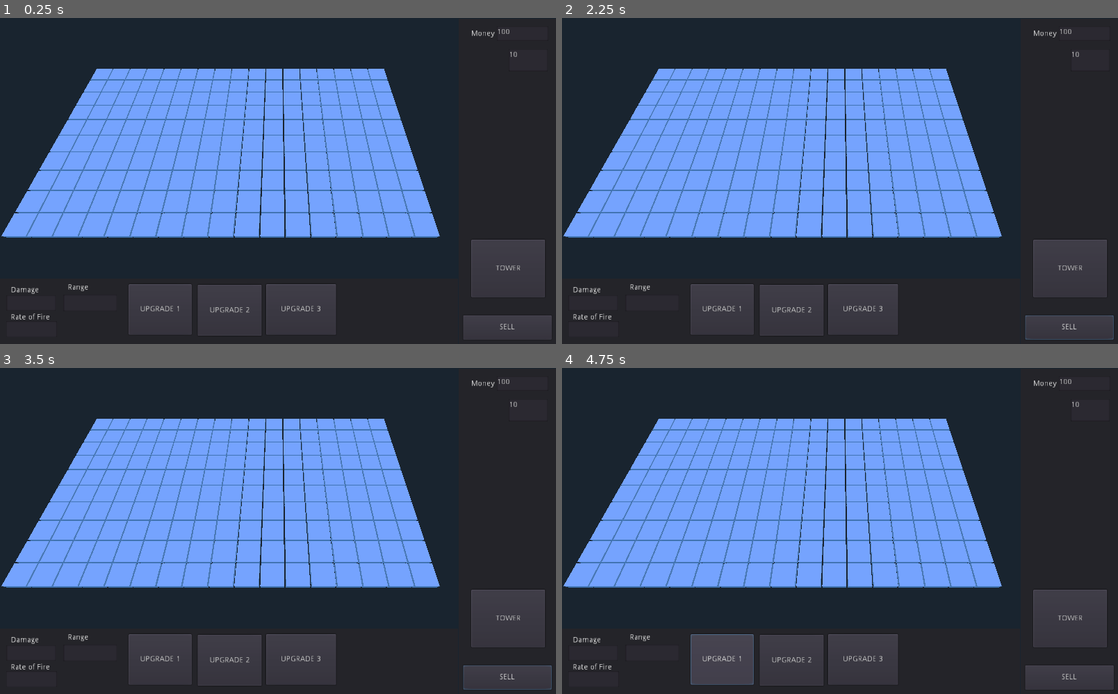
Above: before the commit, frames 1-4 (two rows, left to right).
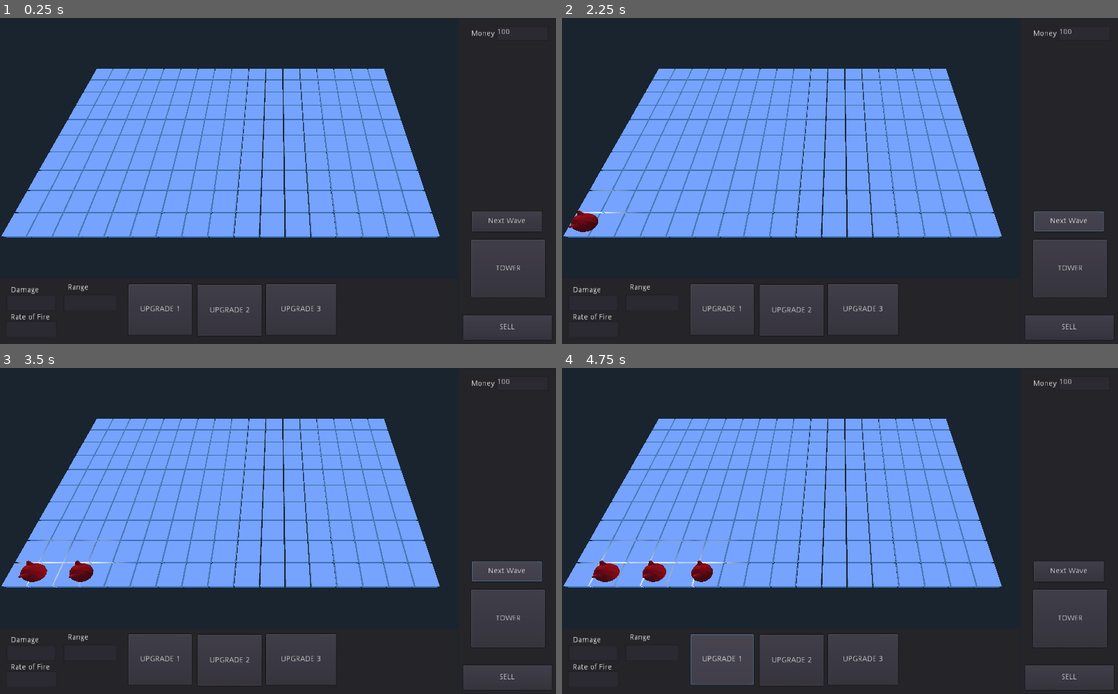
Above: after the commit, the same moments.

Repository: liampward/GodotTD
Game: Godot game, scene res://Scenes/Root.tscn
Two runs of this game, one before a commit and one after it. Both use one fixed random seed, a clock stepped at 60 frames per second and the inputs below.
Inputs (mouse positions are in pixels of both pictures, inside the frame that each line leads up to):
- Up to frame 1 (0.25 s): no input
- Up to frame 2 (2.25 s): click (595, 301) at 0.52 s; type "12" at 0.6 s; click (595, 330) at 0.75 s; type "12" at 0.83 s; click (650, 301) at 0.98 s; type "12" at 1.07 s; click "SELL" at 1.25 s; click (1067, 220) at 2 s, where only the run after the commit has a clickable "Next Wave"
- Up to frame 3 (3.5 s): click (505, 570) at 2.75 s, where only the run after the commit has a clickable "Next Wave"
- Up to frame 4 (4.75 s): click "TOWER" at 3.5 s; click "UPGRADE 1" at 4.25 s

The runs differ from the first frame. In frame 1, 0.5% of the frame differs, in the area x 84-98%, y 10-66%; in frame 2, 1.1%; in frame 3, 1.5%, in the area x 3-100%, y 10-99%; in frame 4, 1.4%.
Error in both runs: Invalid get index 'tower' (on base: 'Nil'). (res://Scripts/Sell)

Commit message:
Added in all lost changes

Diff:
--- a/Scenes/Enemy.tscn
+++ b/Scenes/Enemy.tscn
@@ -7,7 +7,7 @@
 
 extents = Vector3( 1, 1, 1 )
 
-[node name="Enemy" type="MeshInstance" index="0" groups=[
+[node name="Enemy" type="MeshInstance" groups=[
 "ENEMY",
 ]]
 
--- a/Scenes/HUD.tscn
+++ b/Scenes/HUD.tscn
@@ -1,8 +1,8 @@
 [gd_scene load_steps=11 format=2]
 
-[ext_resource path="res://Scripts/Sell Button.gd" type="Script" id=1]
-[ext_resource path="res://Scripts/money.gd" type="Script" id=2]
-[ext_resource path="res://Scripts/Health.gd" type="Script" id=3]
+[ext_resource path="res://Scripts/SpawnButton.gd" type="Script" id=1]
+[ext_resource path="res://Scripts/Sell Button.gd" type="Script" id=2]
+[ext_resource path="res://Scripts/money.gd" type="Script" id=3]
 [ext_resource path="res://Scripts/purchase Button.gd" type="Script" id=4]
 [ext_resource path="res://Scripts/Damage.gd" type="Script" id=5]
 [ext_resource path="res://Scripts/fire rate.gd" type="Script" id=6]
@@ -11,7 +11,7 @@
 [ext_resource path="res://Scripts/upgrade select 2.gd" type="Script" id=9]
 [ext_resource path="res://Scripts/upgrade select 3.gd" type="Script" id=10]
 
-[node name="MainPanel" type="Panel"]
+[node name="MainPanel" type="Panel" index="0"]
 
 anchor_left = 0.0
 anchor_top = 0.0
@@ -28,7 +28,33 @@
 size_flags_horizontal = 1
 size_flags_vertical = 1
 
-[node name="SellButton" type="Button" parent="." index="0"]
+[node name="SpawnButton" type="Button" parent="." index="0"]
+
+anchor_left = 0.0
+anchor_top = 0.0
+anchor_right = 0.0
+anchor_bottom = 0.0
+margin_left = 24.0
+margin_top = 355.0
+margin_right = 153.0
+margin_bottom = 392.0
+rect_pivot_offset = Vector2( 0, 0 )
+rect_clip_content = false
+focus_mode = 2
+mouse_filter = 0
+mouse_default_cursor_shape = 0
+size_flags_horizontal = 1
+size_flags_vertical = 1
+toggle_mode = false
+enabled_focus_mode = 2
+shortcut = null
+group = null
+text = "Next Wave"
+flat = false
+align = 1
+script = ExtResource( 1 )
+
+[node name="SellButton" type="Button" parent="." index="1"]
 
 anchor_left = 0.0
 anchor_top = 0.0
@@ -52,9 +78,9 @@
 text = "SELL"
 flat = false
 align = 1
-script = ExtResource( 1 )
-
-[node name="Money" type="TextEdit" parent="." index="1"]
+script = ExtResource( 2 )
+
+[node name="Money" type="TextEdit" parent="." index="2"]
 
 anchor_left = 0.0
 anchor_top = 0.0
@@ -64,41 +90,6 @@
 margin_top = 14.0
 margin_right = 165.0
 margin_bottom = 41.0
-rect_pivot_offset = Vector2( 0, 0 )
-rect_clip_content = false
-focus_mode = 2
-mouse_filter = 0
-mouse_default_cursor_shape = 0
-size_flags_horizontal = 1
-size_flags_vertical = 1
-text = ""
-readonly = false
-highlight_current_line = false
-syntax_highlighting = false
-show_line_numbers = false
-highlight_all_occurrences = false
-override_selected_font_color = false
-context_menu_enabled = true
-smooth_scrolling = false
-v_scroll_speed = 80.0
-hiding_enabled = 0
-wrap_lines = false
-caret_block_mode = false
-caret_blink = false
-caret_blink_speed = 0.65
-caret_moving_by_right_click = true
-script = ExtResource( 2 )
-
-[node name="Health" type="TextEdit" parent="." index="2"]
-
-anchor_left = 0.0
-anchor_top = 0.0
-anchor_right = 0.0
-anchor_bottom = 0.0
-margin_left = 92.0
-margin_top = 56.0
-margin_right = 164.0
-margin_bottom = 97.0
 rect_pivot_offset = Vector2( 0, 0 )
 rect_clip_content = false
 focus_mode = 2
--- a/Scenes/Root.tscn
+++ b/Scenes/Root.tscn
@@ -6,7 +6,7 @@
 [ext_resource path="res://Scripts/Enemy Spawner.gd" type="Script" id=4]
 [ext_resource path="res://Scripts/Camera.gd" type="Script" id=5]
 
-[node name="Root" type="Node" index="0"]
+[node name="Root" type="Node"]
 
 script = ExtResource( 1 )
 
@@ -16,20 +16,11 @@
 
 [node name="main panel" parent="." index="1" instance=ExtResource( 3 )]
 
-[node name="main panel" parent="." index="2" instance=ExtResource( 3 )]
-
-[node name="EnemySpawner" type="Spatial" parent="." index="3"]
+[node name="EnemySpawner" type="Spatial" parent="." index="2"]
 
 script = ExtResource( 4 )
 
-[node name="EnemyTimer" type="Timer" parent="." index="4"]
-
-process_mode = 1
-wait_time = 1.04
-one_shot = false
-autostart = true
-
-[node name="CameraPivot" type="Position3D" parent="." index="5"]
+[node name="CameraPivot" type="Position3D" parent="." index="3"]
 
 transform = Transform( 1, 0, 0, 0, 1, 0, 0, 0, 1, 19.9554, 0, -10.3497 )
 
@@ -49,5 +40,3 @@
 near = 0.05
 far = 100.0
 script = ExtResource( 5 )
-
-[connection signal="timeout" from="EnemyTimer2" to="EnemySpawner2" method="_on_EnemyTimer_timeout"]
--- a/Scripts/Enemy Spawner.gd
+++ b/Scripts/Enemy Spawner.gd
@@ -5,19 +5,18 @@
 var Board_Node
 var Enemy_Timer
 var Enemy
+var done_spawning
 
 func _ready():
-	# Called when the node is added to the scene for the first time.
-	# Initialization here
 	Root_Node = get_tree().get_root().get_node("Root")
 	Board_Node = Root_Node.get_node("Board")
-	Enemy_Timer = Root_Node.get_node("EnemyTimer")
 	Enemy = load("res://Scenes/Enemy.tscn")
+	done_spawning = true
 
-func _process(delta):
+#func _process(delta):
 	# Called every frame. Delta is time since last frame.
 	# Update game logic here.
-	pass
+#	pass
 
 func Spawn():
 	var Clone = Enemy.instance()
@@ -27,9 +26,8 @@
 	Board_Node.ignore_list.append(Clone.get_node("Area"))
 
 func SpawnWave(T):
+	done_spawning = false
 	for i in range(0,T):
 		Spawn()
 		yield(get_tree().create_timer(1.0), "timeout")
-
-func _on_EnemyTimer_timeout():
-	self.SpawnWave(3)
+	done_spawning = true
--- a/Scripts/Enemy.gd
+++ b/Scripts/Enemy.gd
@@ -9,21 +9,26 @@
 
 var DEATH = preload("res://Scenes/EnemyDeathSound.tscn")
 var particle_scene
+var board_node
+var root_node
 
 func _ready():
 	particle_scene = preload("res://Scenes/SmokeParticle.tscn")
+	root_node = get_tree().get_root().get_node("Root")
+	board_node = root_node.get_node("Board")
 	self.set_material_override(matl)
 	matl.albedo_color = Color(1, 0, 0)
 
 func _process(delta):
 	translation += Vector3(1, 0, 0) * MOVE_SPEED * delta
 
-	#if(!self.get_node("VisibilityNotifier").is_on_screen()):
-	#	queue_free()
-
 	if hp_cur <= 0:
 		var deathSound = DEATH.instance()
 		self.get_parent().add_child(deathSound)
+
+		#MAKE SURE THIS LINE IS CALLED IF THE ENEMY EVER DIES!!!!
+		board_node.ignore_list.remove(board_node.ignore_list.find($Area))
+
 		queue_free()
 		var particle_spawner = particle_scene.instance()
 		get_parent().add_child(particle_spawner)
@@ -38,5 +43,11 @@
 
 func _on_Area_area_entered(area):
 	if area.get_parent().is_in_group("BULLET"):
+		board_node.ignore_list.remove(board_node.ignore_list.find(area))
 		area.get_parent().queue_free()
 		hurt(area.get_parent().damage)
+
+func _on_VisibilityNotifier_screen_exited():
+	queue_free()
+	var root_node = get_tree().get_root().get_node("Root")
+	root_node.money += 10
--- a/Scripts/Sell Button.gd
+++ b/Scripts/Sell Button.gd
@@ -11,6 +11,7 @@
 	var tile = board_node.selected_tile;
 
 	if(tile.tower != null):
+		board_node.ignore_list.remove(board_node.ignore_list.find(tile.tower.get_node("Area")))
 		tile.tower.queue_free();
 		tile.tower = null;
 		root_node.money += 7;
--- /dev/null
+++ b/Scripts/SpawnButton.gd
@@ -0,0 +1,15 @@
+extends Button
+
+# class member variables go here, for example:
+# var a = 2
+# var b = "textvar"
+var Root_Node
+var Spawn_Node
+
+func _ready():
+	Root_Node = get_tree().get_root().get_node("Root")
+	Spawn_Node = Root_Node.get_node("EnemySpawner")
+
+func _pressed():
+	if Spawn_Node.done_spawning == true:
+		Spawn_Node.SpawnWave(3)
